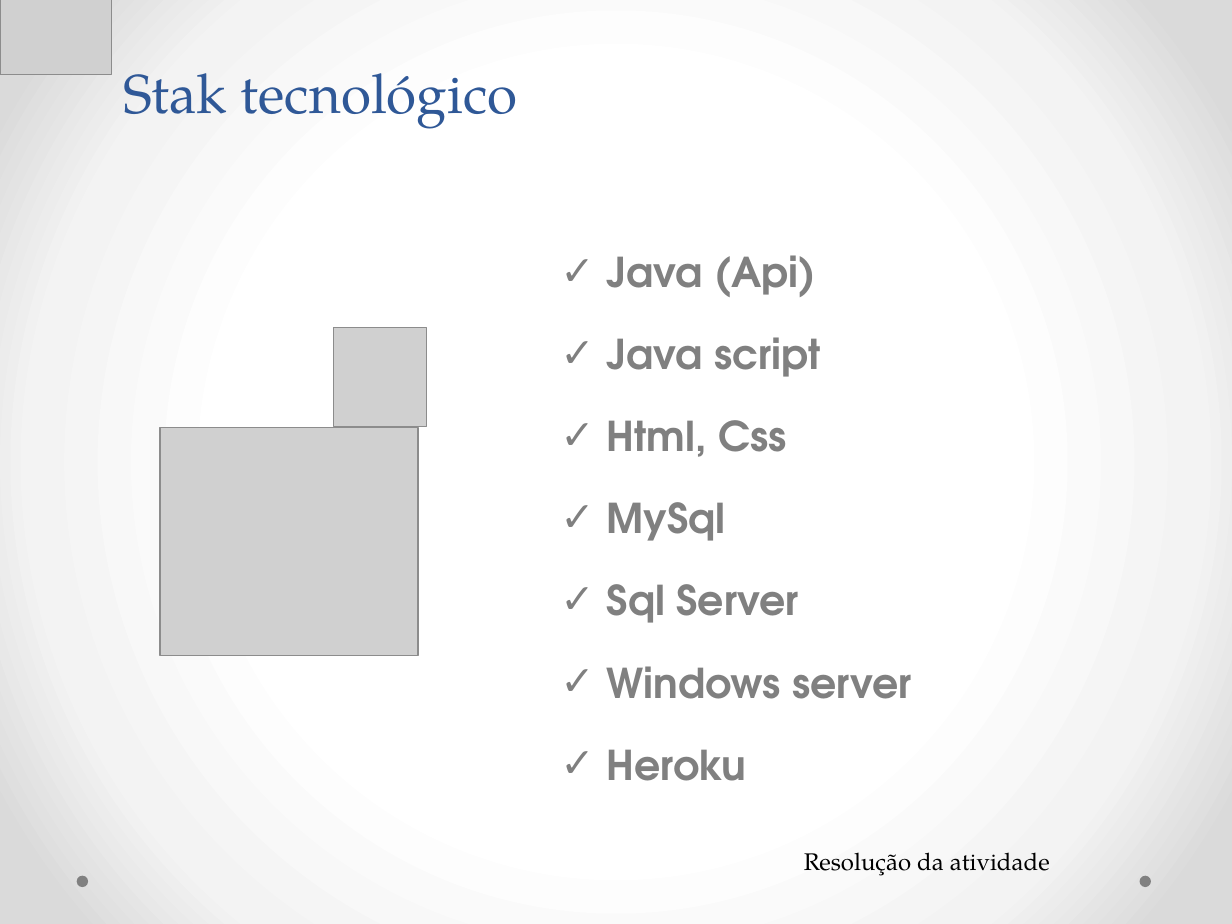
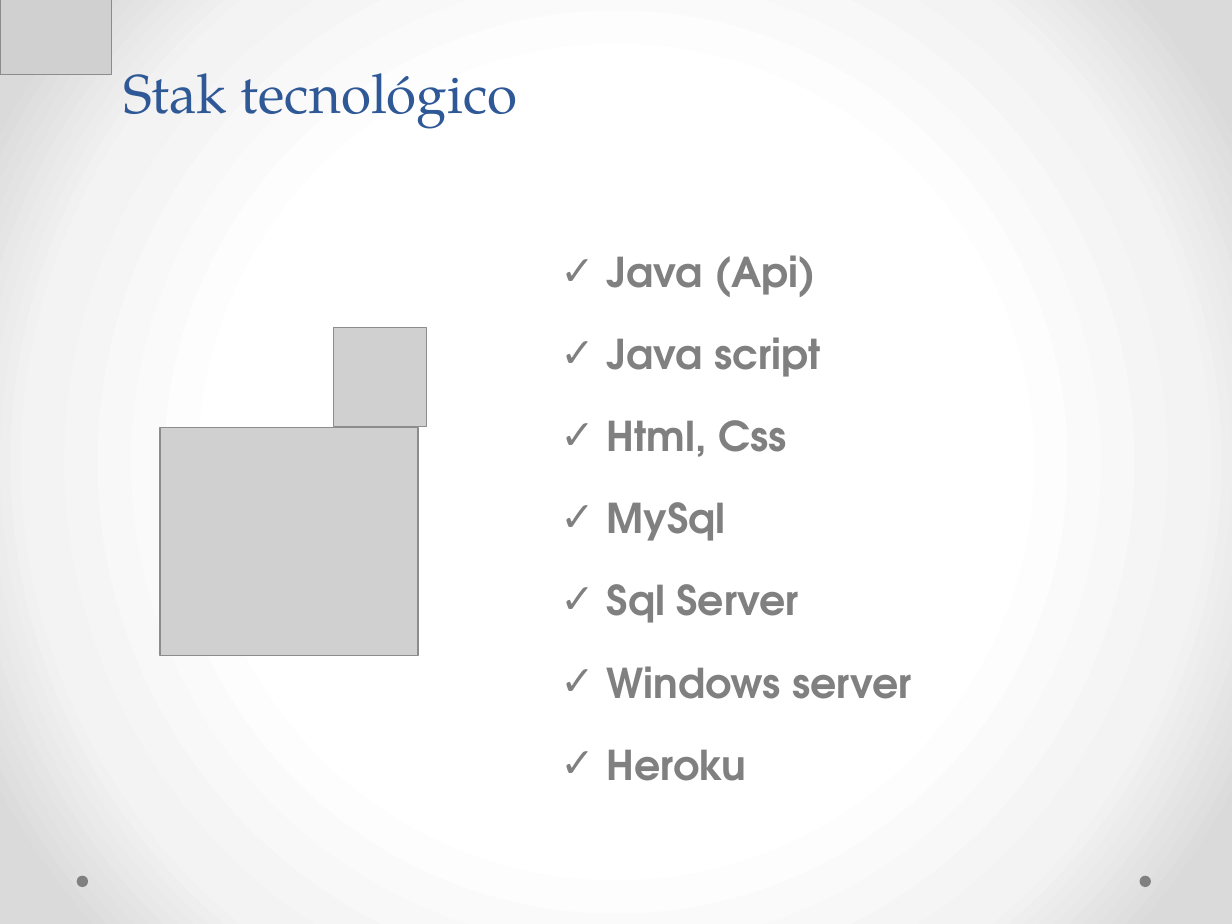
Before and after one commit to Neimarmg/TCC, a slide deck: slide 11 of Documentação final do projeto/Ppt-Final.pptx (slide 10 before the commit). Drawn at 1232x924 pixels with LibreOffice and Linux fonts; fonts in the diff are those of the drawing; grey boxes stand for pictures. Boxes give left, top, right and bottom in pixels: in the first picture for what was removed or moved away, otherwise in the second. Text is boxed around its words. In the diff, an @@ line names an element or a change of style, - is before the commit and + after.

```diff
--- a/Documentação final do projeto/Ppt-Final.pptx
+++ b/Documentação final do projeto/Ppt-Final.pptx
@@ text removed at (804,852,1050,876) @@
-Resolução da atividade
```
Also in this commit, not shown: 3 other slides changed, 2 slides added, 1 slide removed.
